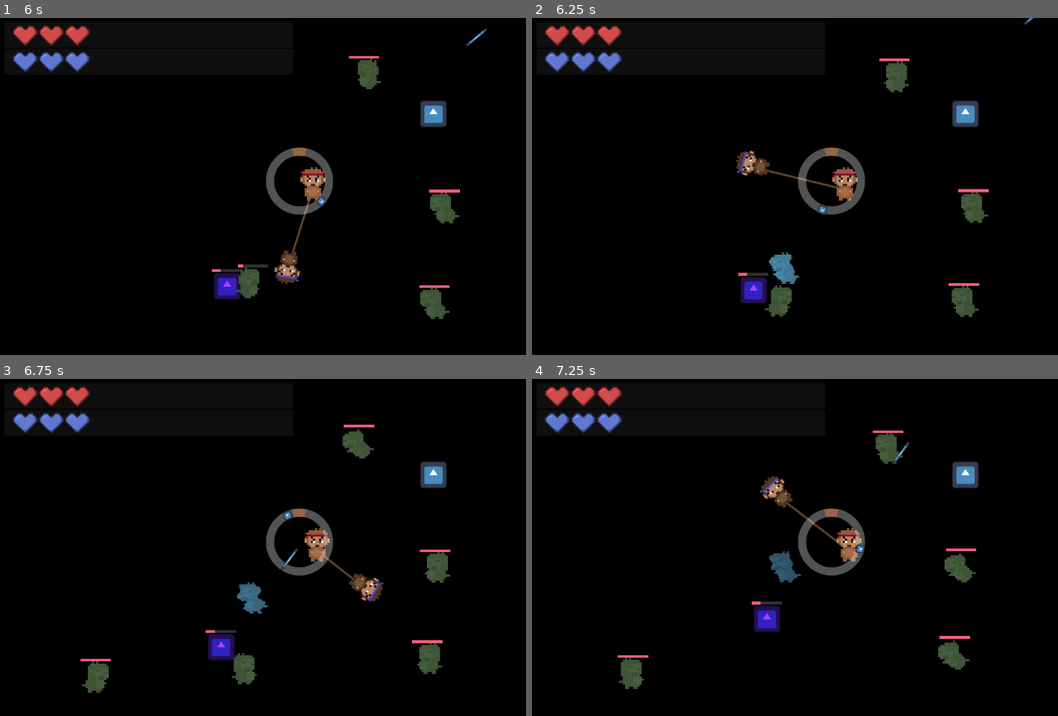
Above: before the commit, frames 1-4 (two rows, left to right).
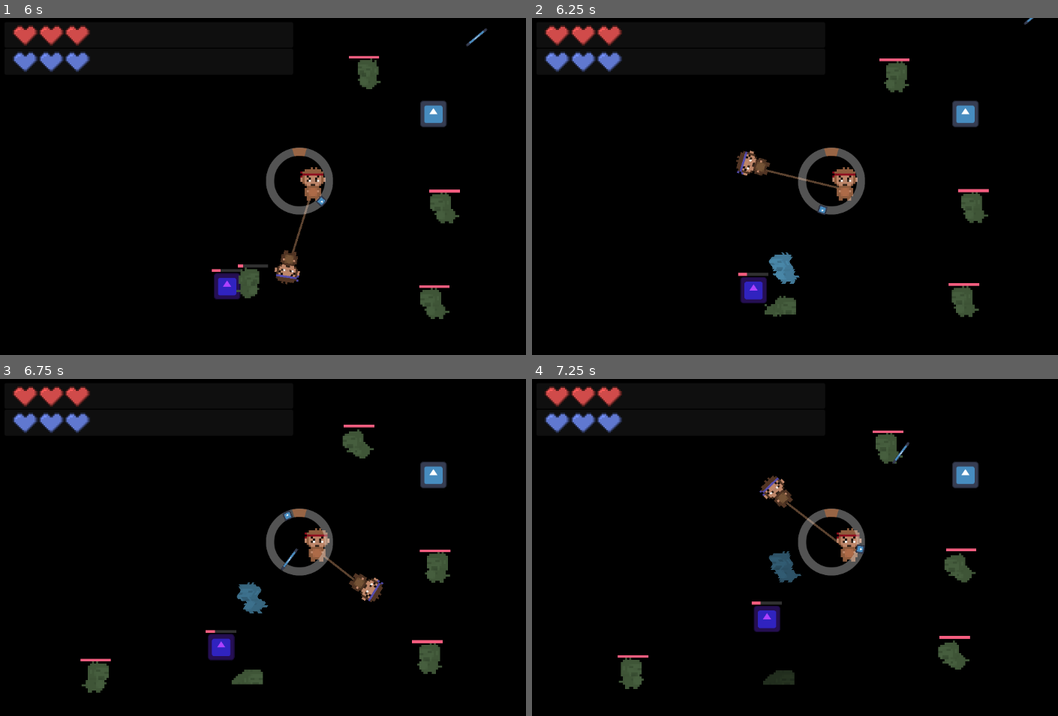
Above: after the commit, the same moments.

Repository: arrowira/cookiejam4
Game: Godot game, scene res://scenes/main.tscn
The game is run twice, just before and just after one commit, with the same random seed, the same clock (stepped at 60 frames per second) and the same inputs. The engine's default icon, where the game draws it, is replaced by a stand-in: a white triangle on a blue panel in a dark square.
Inputs (mouse positions are in pixels of both pictures, inside the frame that each line leads up to):
- Up to frame 1 (6 s): click "OKAY" at 0.5 s; move the mouse to (431, 169) at 1.27 s; tap C (c) at 1.35, 3.8, 4.35 s; tap E (e) at 1.55, 2.85, 4.55, 5.85 s; click "OKAY" at 2 s; move the mouse to (178, 203) at 2.77 s; tap K (k) at 3.05, 3.6, 5.3 s; move the mouse to (357, 112) at 3.52 s; move the mouse to (268, 253) at 4.27 s; move the mouse to (478, 237) at 5.02 s; click (478, 237) at 5.1 s; move the mouse to (120, 135) at 5.77 s
- Up to frame 2 (6.25 s): tap C (c) at 6.05 s
- Up to frame 3 (6.75 s): move the mouse to (331, 547) at 6.52 s; tap K (k) at 6.6 s
- Up to frame 4 (7.25 s): tap E (e) at 6.8 s

Frame 1 is identical in both runs. In frame 2, 0.2% of the frame differs, in the area x 44-51%, y 79-89%; in frame 3, 0.3%, in the area x 44-51%, y 81-91%; in frame 4, 0.2%.

Commit message:
fully working enemy death animations

Diff:
--- a/cookie-jam-4/scenes/grunt.tscn
+++ b/cookie-jam-4/scenes/grunt.tscn
@@ -78,7 +78,7 @@
 tracks/1/interp = 1
 tracks/1/loop_wrap = false
 tracks/1/keys = {
-"times": PackedFloat32Array(0, 0.45236006, 0.60289335, 1),
+"times": PackedFloat32Array(0, 0.33333334, 0.6666667, 1),
 "transitions": PackedFloat32Array(1, 1, 119.42823, 1),
 "update": 0,
 "values": [Color(1, 1, 1, 1), Color(1, 1, 1, 1), Color(1, 1, 1, 0), Color(1, 1, 1, 1)]
@@ -107,7 +107,6 @@
 vframes = 3
 
 [node name="CollisionShape2D" type="CollisionShape2D" parent="."]
-visible = false
 position = Vector2(0, -2.5)
 shape = SubResource("RectangleShape2D_6upo6")
 
@@ -131,6 +130,8 @@
 speed_scale = 0.4
 
 [node name="deathTimer" type="Timer" parent="."]
+wait_time = 4.0
+one_shot = true
 
 [connection signal="timeout" from="knockback" to="." method="_on_knockback_timeout"]
 [connection signal="timeout" from="deathTimer" to="." method="_on_death_timer_timeout"]
--- a/cookie-jam-4/scripts/grunt.gd
+++ b/cookie-jam-4/scripts/grunt.gd
@@ -4,6 +4,8 @@
 var health = 100
 var towardsPlayer = Vector2.RIGHT
 var inKB = false
+var frozen = false
+var dead = false
 
 var pGhost = preload("res://scenes/grunt_ghost.tscn")
 
@@ -12,22 +14,25 @@
 
 # Called every frame. 'delta' is the elapsed time since the previous frame.
 func _process(delta: float) -> void:
-	$AnimationPlayer.play("walk")
-	if player.x<global_position.x:
-		$Icon.flip_h=false
-	else:
-		$Icon.flip_h=true
+	if !frozen:
+		$AnimationPlayer.play("walk")
+		if player.x<global_position.x:
+			$Icon.flip_h=false
+		else:
+			$Icon.flip_h=true
 
-	player = get_parent().get_parent().get_node("player").anchorPos
+		player = get_parent().get_parent().get_node("player").anchorPos
 
 
 func _physics_process(delta: float) -> void:
 	rotation = 0
-	if !inKB:
+	if !inKB and !frozen:
 		towardsPlayer = (player-global_position).normalized()
 		position+=towardsPlayer
 
 func death():
+	dead = true
+	frozen = true
 	var ghost = pGhost.instantiate()
 	ghost.global_position=global_position
 	get_parent().add_child(ghost)
@@ -38,14 +43,15 @@
 
 
 func damage(amt):
-	health-=amt
-	knockback(amt)
+	if !dead:
+		health-=amt
+		knockback(amt)
 
-	if health <= 0:
-		health = 0
-		death()
+		if health <= 0:
+			health = 0
+			death()
 
-	$healthBar.value = health
+		$healthBar.value = health
 
 
 func knockback(intensity):
